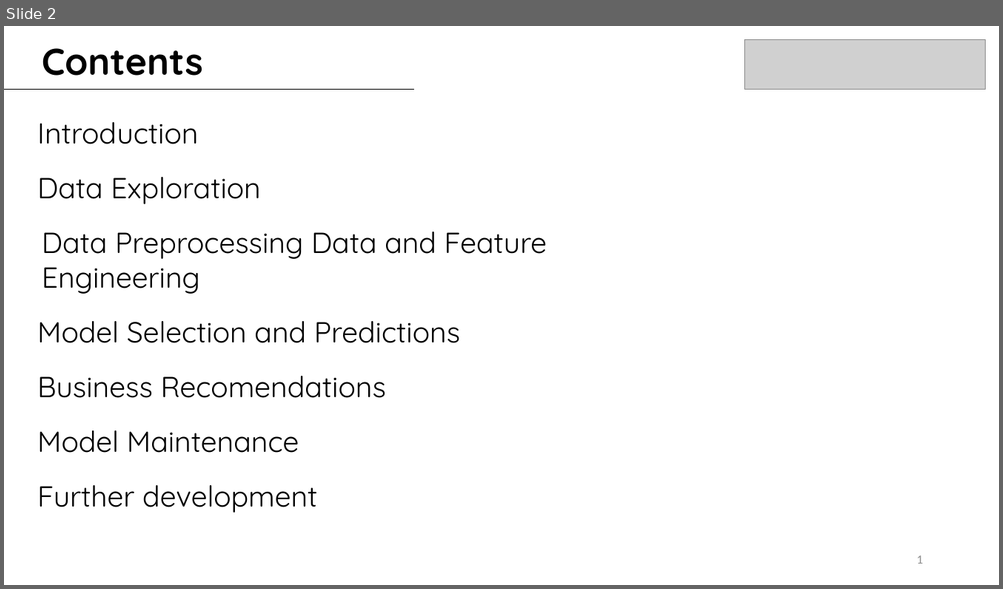
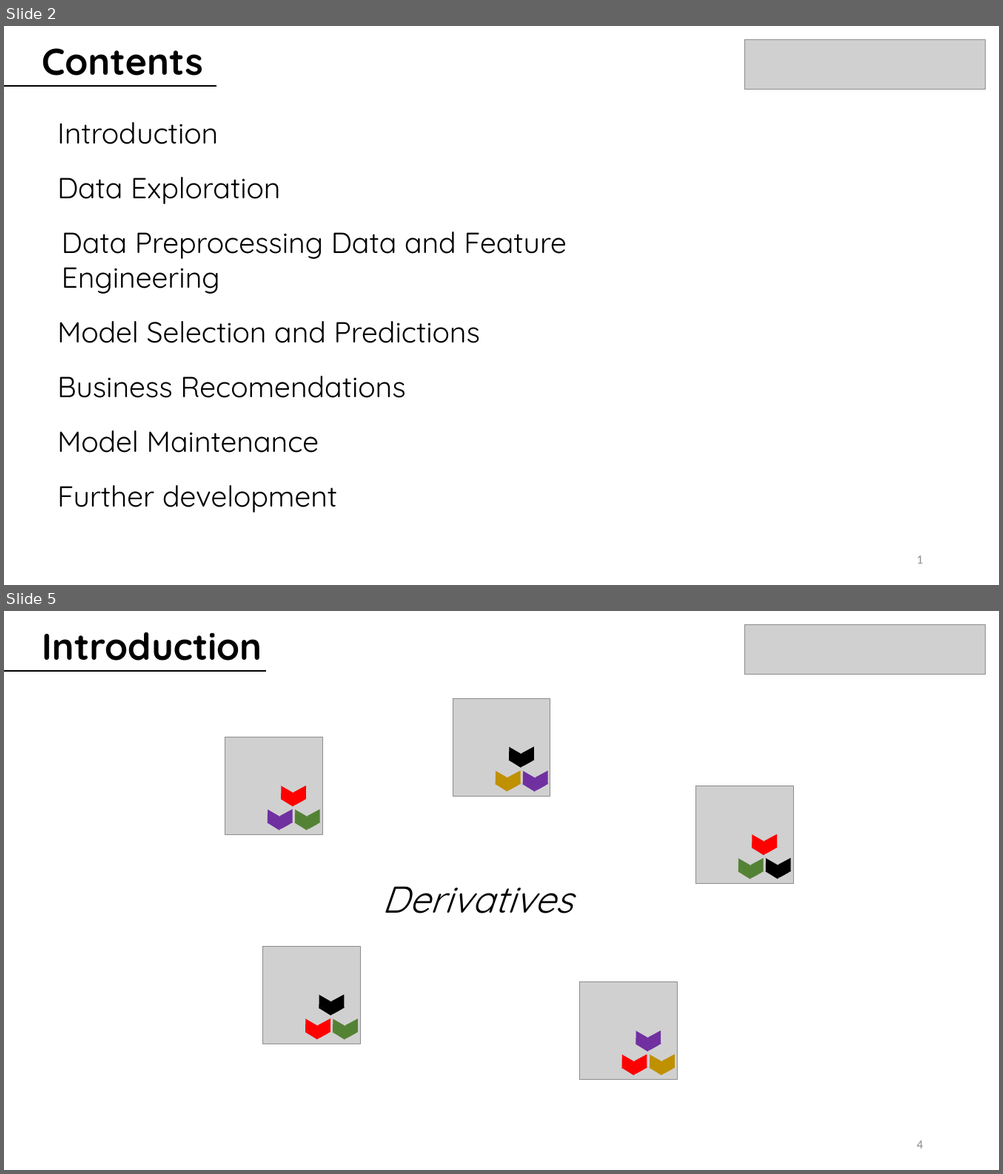
Before and after one commit to juanbeta98/DataScienceStudyCase, a slide deck: BMW ML Case Study.pptx. Shown one above the other, each under a label of ours: slide 2 before the commit, slides 2 and 5 after it; the slides between them are not shown. The pictures are 1003x589 and 1003x1174 pixels, drawn with LibreOffice and Linux fonts; fonts in the diff are those of the drawing; grey boxes stand for pictures. Boxes give left, top, right and bottom in pixels: in the first picture for what was removed or moved away, otherwise in the second. Text is boxed around its words. In the diff, an @@ line names an element or a change of style, - is before the commit and + after.

```diff
--- a/BMW ML Case Study.pptx
+++ b/BMW ML Case Study.pptx
@@ slide 5 added at <box>4,611,999,1170</box>, background #FFFFFF @@
@@ text added at <box>42,632,262,661</box>, 36 pt, text #000000, bold @@
+Introduction
@@ picture added at <box>744,625,985,675</box> @@
@@ line added from (4, 670) to (266, 670), #000000 0.5 pt @@
@@ line added from (4, 672) to (266, 672), #000000 0.5 pt @@
@@ group added at <box>452,698,550,796</box>: 30 triangles, 1 picture @@
@@ group added at <box>225,737,323,834</box>: 30 triangles, 1 picture @@
@@ group added at <box>696,786,794,884</box>: 30 triangles, 1 picture @@
@@ text added at <box>381,886,572,914</box>, 36 pt, text #000000, italic @@
+Derivatives
@@ group added at <box>263,947,361,1045</box>: 30 triangles, 1 picture @@
@@ group added at <box>579,982,677,1080</box>: 30 triangles, 1 picture @@
@@ page number added at <box>916,1141,922,1149</box>, 12 pt, text #8C8C8C @@
+4
@@ slide 2 changed as well @@
@@ line moved from (4, 89) - (415, 89) to (4, 85) - (216, 85) @@
@@ line added from (4, 87) to (216, 87), #000000 0.5 pt @@
@@ text "Data Preprocessing Data and Feature ...": place and size @@
-text "Data Preprocessing Data and Feature ..." at <box>42,232,547,294</box>
+text "Data Preprocessing Data and Feature ..." at <box>62,232,566,294</box>
@@ 6 texts: place and size @@
-6 texts at <box>37,122,460,513</box>
+6 texts at <box>57,122,480,513</box>
```
Also in this commit, not shown: 1 other slide changed, 8 other slides added, 1 other file.
